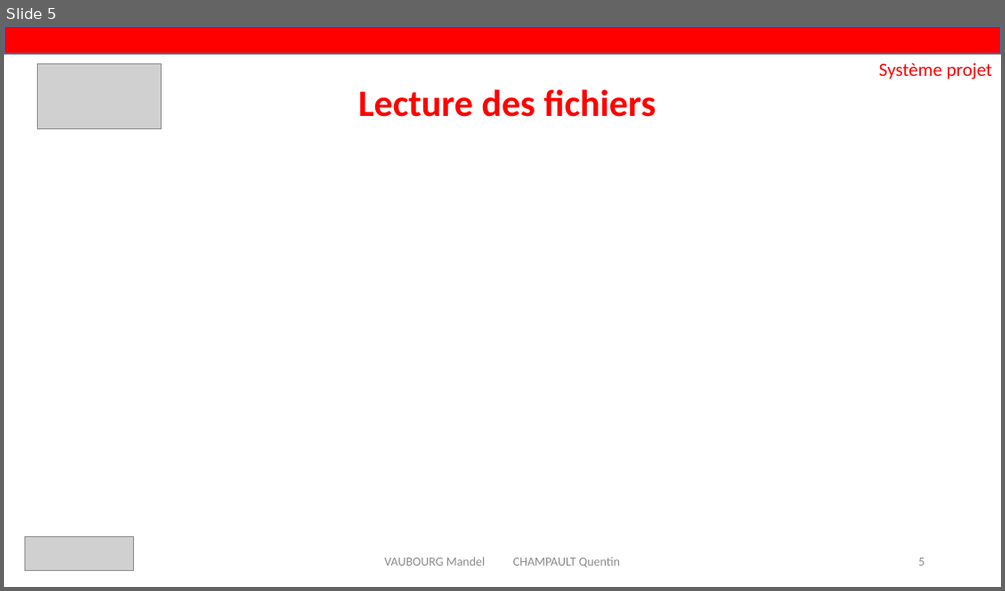
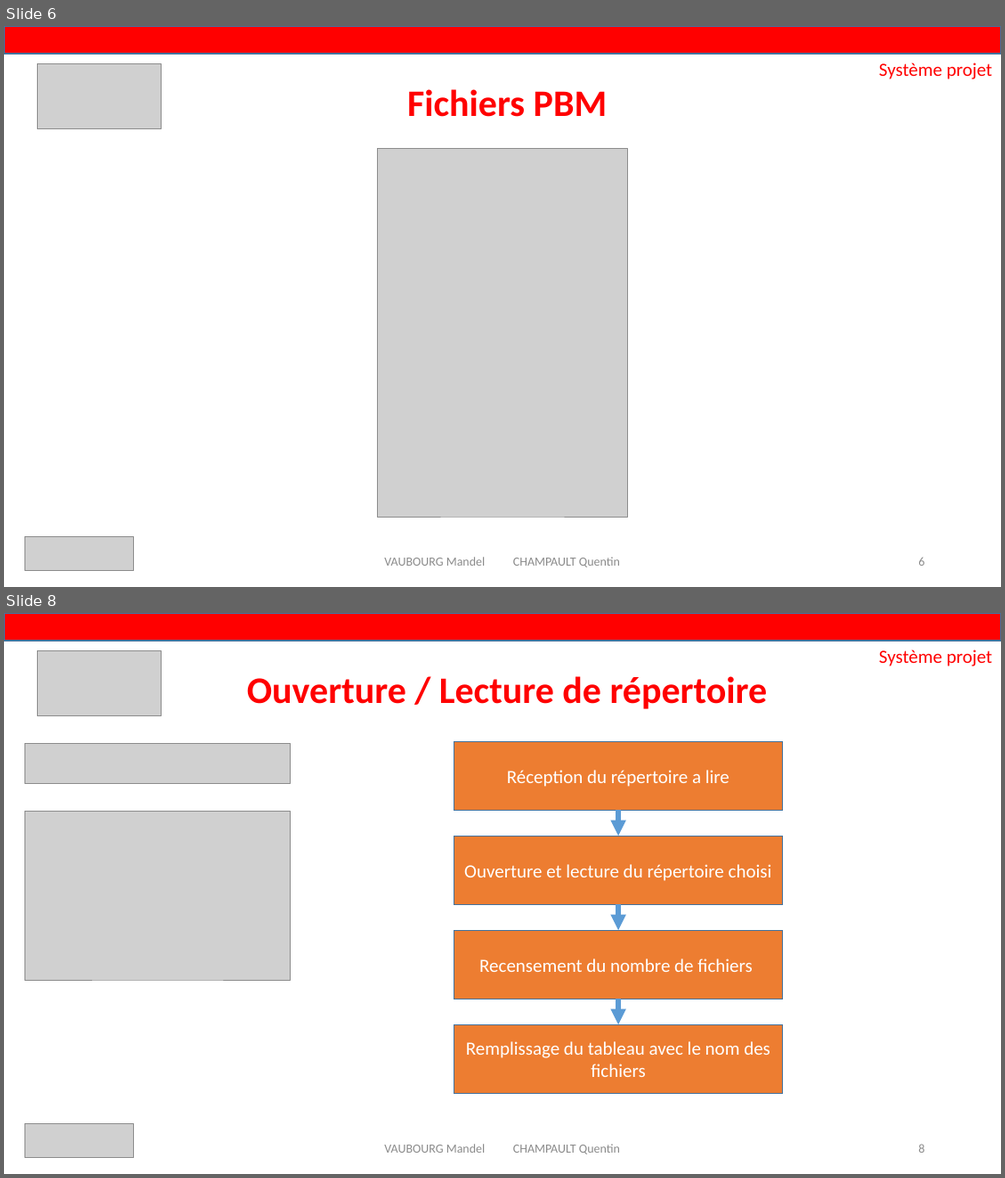
Before and after one commit to Akitoshi02/ExiaScreen, a slide deck: Rapport de fin + Powerpoint/exia.pptx. Shown one above the other, each under a label of ours: slide 5 before the commit, slides 6 and 8 after it; the slides between them are not shown. The pictures are 1005x591 and 1005x1178 pixels, drawn with LibreOffice and Linux fonts; fonts in the diff are those of the drawing; grey boxes stand for pictures. Boxes give left, top, right and bottom in pixels: in the first picture for what was removed or moved away, otherwise in the second. Text is boxed around its words. In the diff, an @@ line names an element or a change of style, - is before the commit and + after.

```diff
--- a/Rapport de fin + Powerpoint/exia.pptx
+++ b/Rapport de fin + Powerpoint/exia.pptx
@@ slide 8 added at (4,613,1001,1174), background #FFFFFF @@
@@ rectangle added at (4,613,1001,641), fill #FF0000, outline #43739E 1 pt @@
@@ picture added at (37,651,161,715) @@
@@ text added at (879,649,992,666), 18 pt, text #FF0000 @@
+Système projet
@@ title added at (247,676,768,709), 36 pt, text #FF0000, bold @@
+Ouverture / Lecture de répertoire
@@ picture added at (25,743,291,783) @@
@@ rectangle added at (454,742,783,811), fill #ED7D31, outline #43739E 1 pt, 18 pt, text #FFFFFF @@
+Réception du répertoire a lire
@@ picture added at (25,811,291,980) @@
@@ arrow added from (619, 810) to (619, 835), #5B9BD5 5 pt @@
@@ rectangle added at (454,835,783,905), fill #ED7D31, outline #43739E 1 pt, 18 pt, text #FFFFFF @@
+Ouverture et lecture du répertoire choisi
@@ arrow added from (619, 905) to (619, 930), #5B9BD5 5 pt @@
@@ rectangle added at (454,930,783,999), fill #ED7D31, outline #43739E 1 pt, 18 pt, text #FFFFFF @@
+Recensement du nombre de fichiers
@@ arrow added from (619, 999) to (619, 1024), #5B9BD5 5 pt @@
@@ rectangle added at (454,1024,783,1093), fill #ED7D31, outline #43739E 1 pt, 18 pt, text #FFFFFF @@
+Remplissage du tableau avec le nom des fichiers
@@ picture added at (25,1124,133,1158) @@
@@ text added at (384,1143,620,1154), 12 pt, text #8C8C8C @@
+VAUBOURG Mandel CHAMPAULT Quentin
@@ page number added at (918,1143,924,1152), 12 pt, text #8C8C8C @@
+8
@@ what was slide 5 is now slide 6 @@
@@ slide 6 changed as well @@
@@ title at (407,89,607,117): text changed @@
-Lecture des fichiers
+Fichiers PBM
@@ picture added at (378,149,628,516) @@
```
Also in this commit, not shown: 5 other slides changed, 11 other slides added.
